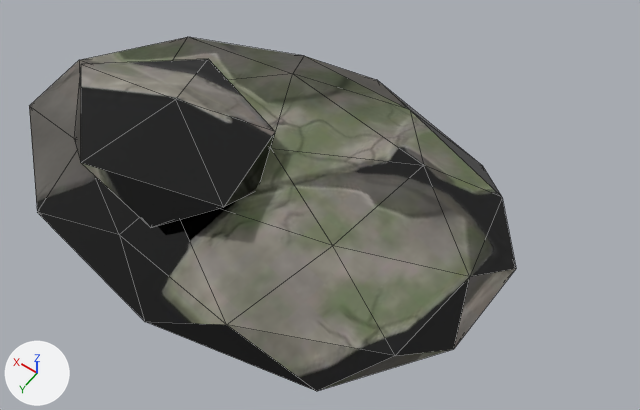
Renders of the glTF model public/assets/models/props/slab.glb from each side of a commit.
Both versions are drawn from a camera (50 mm lens) standing at (-2.54, 3.0, 4.91) and looking at (-0.44, 0.05, 0.27). The lights are fixed; the arrows at lower left show +X, +Y and +Z. The first picture is the older version. Mesh edges are drawn as thin lines. Vertices at exactly the same position are counted once.

The first picture shows 'Slab'.
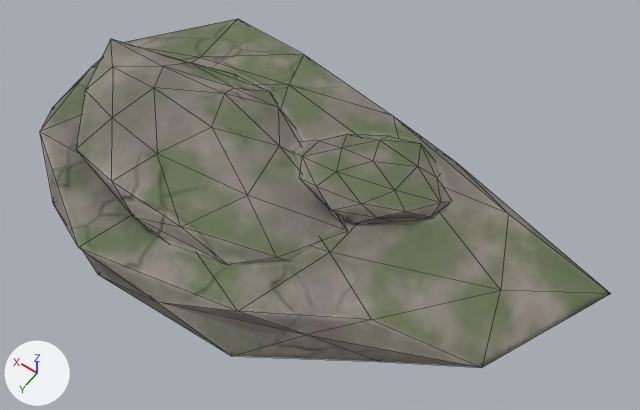
What changed in the scene script:
```text
Change me_slab:
    used by ob_slab; location = (0.0, 0.0, 0.0)
    remove me_slab.from_pydata(...)  # 54 vertices, 100 faces; spans x -1.7..1.98, y -1.32..1.32, z 0.0..0.92
    add me_slab.from_pydata(...)  # 126 vertices, 240 faces; spans x -2.29..1.86, y -1.19..1.23, z -0.05..0.65
    me_slab part 1: the loose piece of 42 vertices spanning x -1.7..1.98, y -1.32..1.32, z 0.0..0.52 is rebuilt with 42 vertices and now spans x -2.29..1.86, y -1.19..1.23, z -0.05..0.41
    me_slab part 2: a new loose piece of 42 vertices spanning x -0.79..1.53, y -0.52..0.91, z 0.18..0.65, in mat_slabmat
    me_slab part 3: a new loose piece of 42 vertices spanning x -1.18..0.08, y -0.79..0.17, z 0.19..0.54, in mat_slabmat
    me_slab part 4
    12 vertices are removed from x -0.18..1.39, y -0.27..0.93, z 0.45..0.92
    20 faces are deleted
```

Changed parts and their boxes (x1, y1, x2, y2) in the pictures (640 x 410 px):
'Slab', reshaped (17% wider)
    before: (29, 37, 516, 391)
    after: (40, 19, 611, 367)
part 1 of me_slab, rebuilt (17% wider)
    before: (29, 37, 516, 391)
    after: (40, 19, 611, 367)
part 2 of me_slab, added
    after: (76, 39, 344, 264)
part 3 of me_slab, added
    after: (293, 134, 450, 223)
part 4 of me_slab, deleted
    before: (74, 59, 275, 228)
